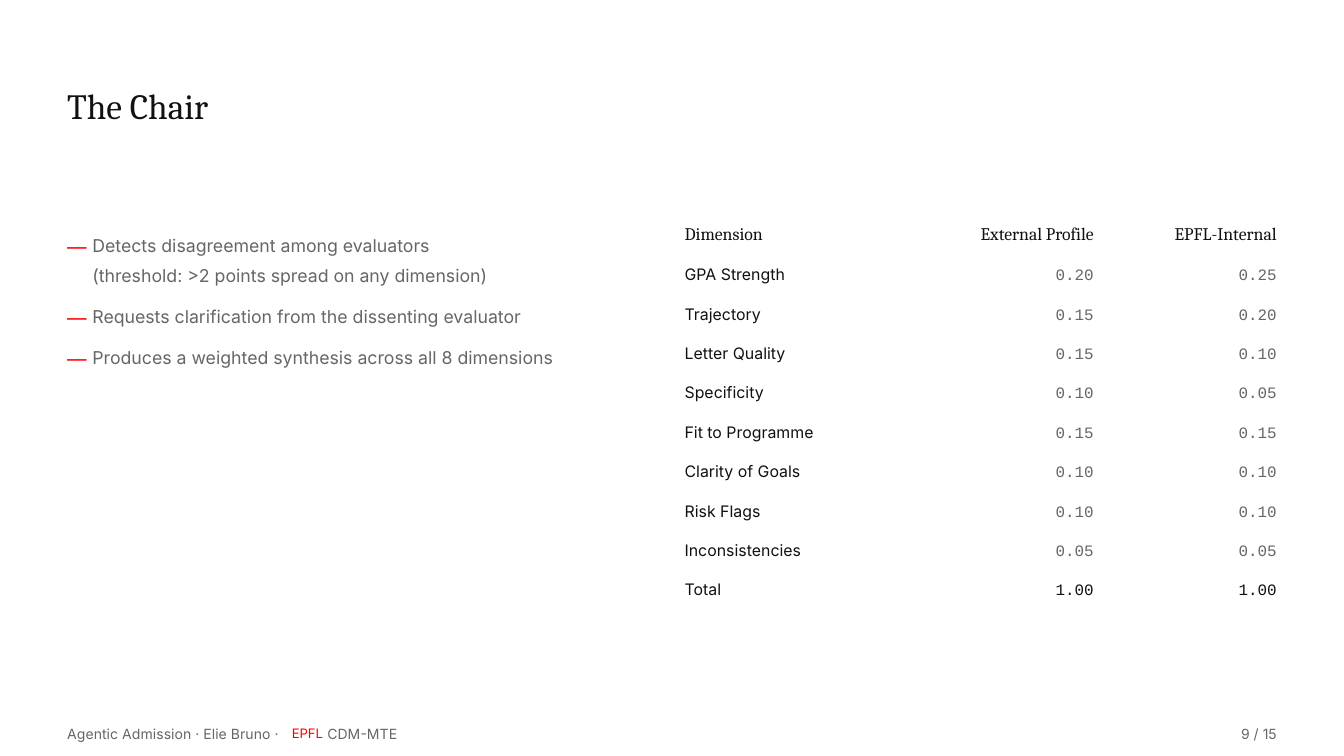
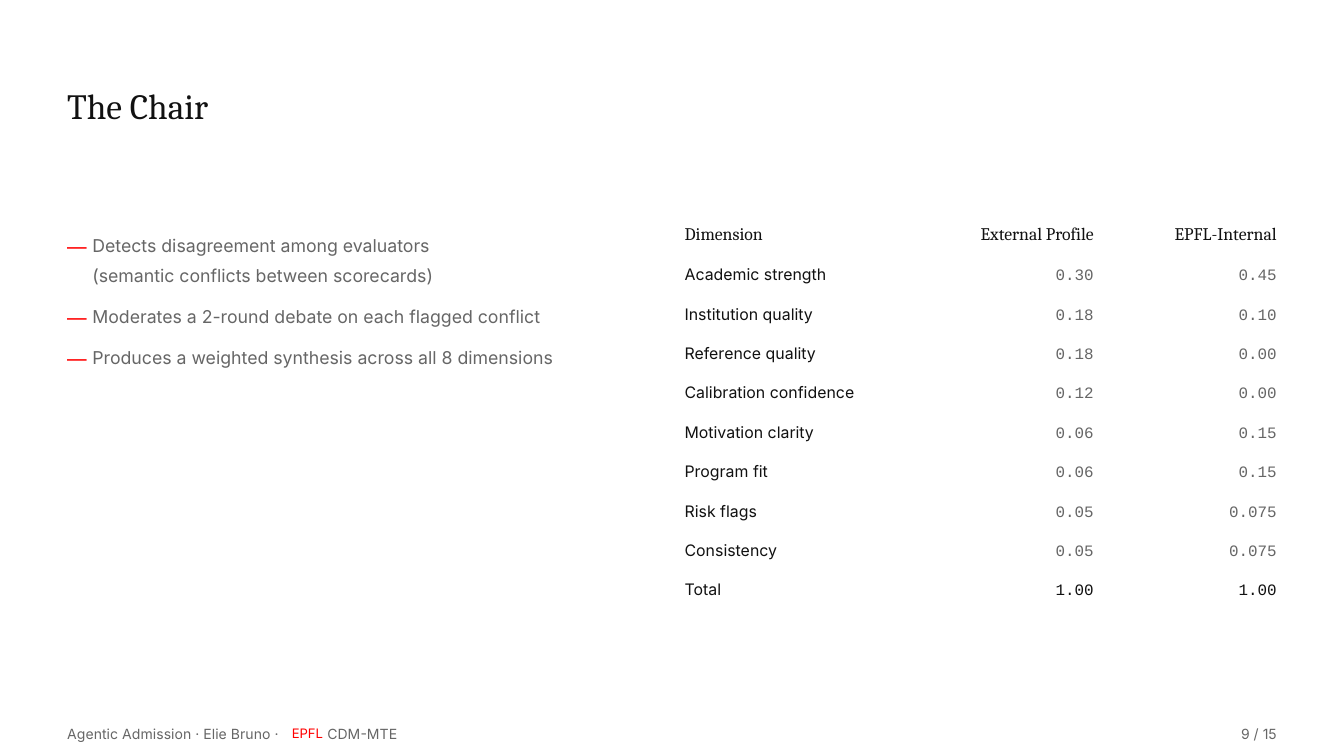
Before and after one commit to eliemada/agentic-admission, a slide deck: slide 9 of reports/final_presentation.pptx. Drawn at 1344x756 pixels with LibreOffice and Linux fonts; fonts in the diff are those of the drawing; background and template pictures are left out. Boxes give left, top, right and bottom in pixels: in the first picture for what was removed or moved away, otherwise in the second. Text is boxed around its words. In the diff, an @@ line names an element or a change of style, - is before the commit and + after.

```diff
--- a/reports/final_presentation.pptx
+++ b/reports/final_presentation.pptx
@@ text at bbox=[92, 268, 433, 285]: text changed @@
-(threshold: >2 points spread on any dimension)
+(semantic conflicts between scorecards)
@@ text at bbox=[685, 268, 826, 284]: text changed @@
-GPA Strength
+Academic strength
@@ text at bbox=[1056, 269, 1094, 280]: text changed @@
-0.20
+0.30
@@ text at bbox=[1239, 269, 1277, 280]: text changed @@
-0.25
+0.45
@@ text at bbox=[92, 309, 540, 327]: text changed @@
-Requests clarification from the dissenting evaluator
+Moderates a 2-round debate on each flagged conflict
@@ text at bbox=[685, 308, 813, 324]: text changed @@
-Trajectory
+Institution quality
@@ text at bbox=[1056, 309, 1094, 320]: text changed @@
-0.15
+0.18
@@ text at bbox=[1239, 309, 1277, 320]: text changed @@
-0.20
+0.10
@@ text at bbox=[685, 347, 816, 363]: text changed @@
-Letter Quality
+Reference quality
@@ text at bbox=[1056, 348, 1094, 359]: text changed @@
-0.15
+0.18
@@ text at bbox=[1239, 348, 1277, 359]: text changed @@
-0.10
+0.00
@@ text at bbox=[685, 386, 854, 398]: text changed @@
-Specificity
+Calibration confidence
@@ text at bbox=[1056, 387, 1094, 398]: text changed @@
-0.10
+0.12
@@ text at bbox=[1239, 387, 1277, 398]: text changed @@
-0.05
+0.00
@@ text at bbox=[685, 426, 814, 442]: text changed @@
-Fit to Programme
+Motivation clarity
@@ text at bbox=[1056, 427, 1094, 438]: text changed @@
-0.15
+0.06
@@ text at bbox=[685, 465, 768, 481]: text changed @@
-Clarity of Goals
+Program fit
@@ text at bbox=[1056, 466, 1094, 477]: text changed @@
-0.10
+0.06
@@ text at bbox=[1239, 466, 1277, 477]: text changed @@
-0.10
+0.15
@@ text at bbox=[685, 505, 757, 521]: text changed @@
-Risk Flags
+Risk flags
@@ text at bbox=[1056, 506, 1094, 517]: text changed @@
-0.10
+0.05
@@ text at bbox=[1229, 506, 1277, 517]: text changed @@
-0.10
+0.075
@@ text at bbox=[685, 544, 778, 560]: text changed @@
-Inconsistencies
+Consistency
@@ text at bbox=[1229, 545, 1277, 556]: text changed @@
-0.05
+0.075
```
Also in this commit, not shown: 3 other slides changed, 6 other files.
